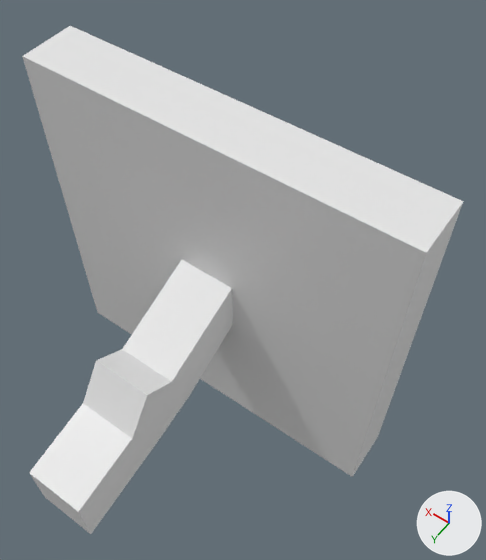
A saved change to the OBJ model models/spigot.obj.
Before and after are seen from a 50 mm camera at (-0.419, 0.084, 1.002) aimed at (-0.06, -0.419, 0.213). Arrows for +X, +Y and +Z are at lower right; the lights stay in place. Where no turn or scale is listed for an object, it has been applied to the vertices.
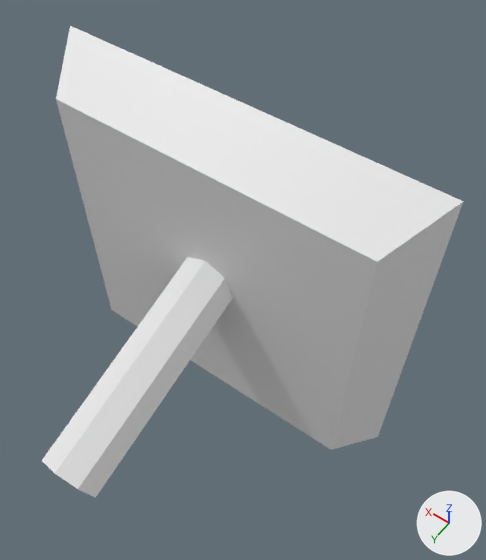
What differs and where, as boxes [x1, y1, x2, y2] in the pictures (486 x 560 px):
'Cube.001', reshaped (7% shorter)
    before: [22, 26, 463, 534]
    after: [42, 26, 463, 498]
part 1 of me_cube_001, added
    after: [42, 257, 233, 498]
part 2 of me_cube_001, cut back
    before: [22, 26, 463, 534]
    after: [56, 26, 463, 450]

The change, as a list of edits to the scene's bpy script:
```text
Change me_cube_001:
    used by ob_cube_001; location = (0.0, 0.0, 0.0)
    remove me_cube_001.from_pydata(...)  # 28 vertices, 25 faces; spans x -0.308..0.308, y -0.501..-0.046, z -0.161..0.456
    add me_cube_001.from_pydata(...)  # 32 vertices, 21 faces; spans x -0.308..0.308, y -0.501..-0.06, z -0.161..0.456
    me_cube_001 part 1: a new loose piece of 24 vertices spanning x -0.05..0.05, y -0.473..-0.06, z 0.016..0.238
    me_cube_001 part 2
    24 vertices are removed from x -0.308..0.308, y -0.407..-0.046, z -0.161..0.456
    25 faces are deleted
    4 vertices are added at (-0.258, -0.407, 0.405), (-0.258, -0.407, -0.111), (0.258, -0.407, -0.111), (0.258, -0.407, 0.405)
    5 new faces join them
```
